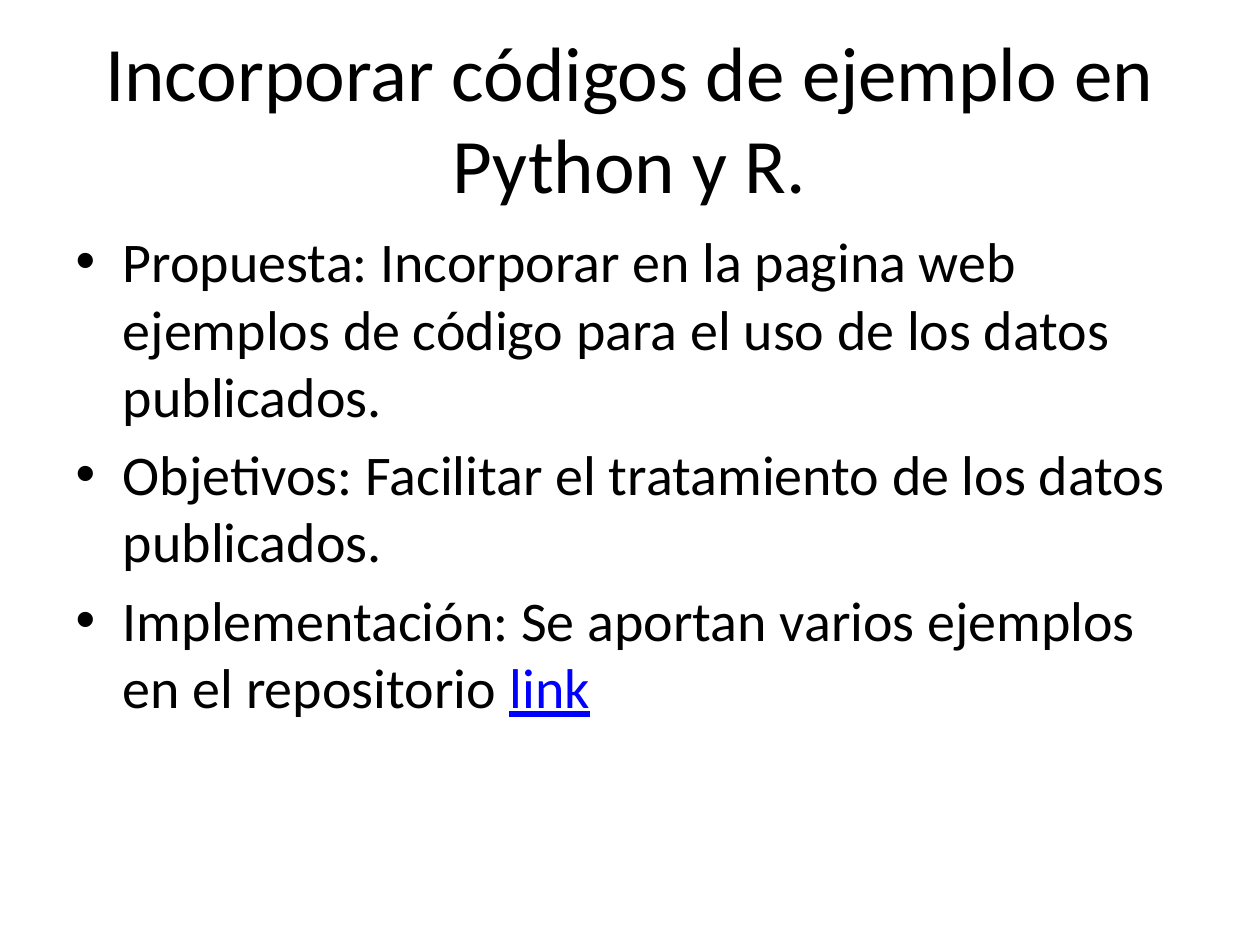
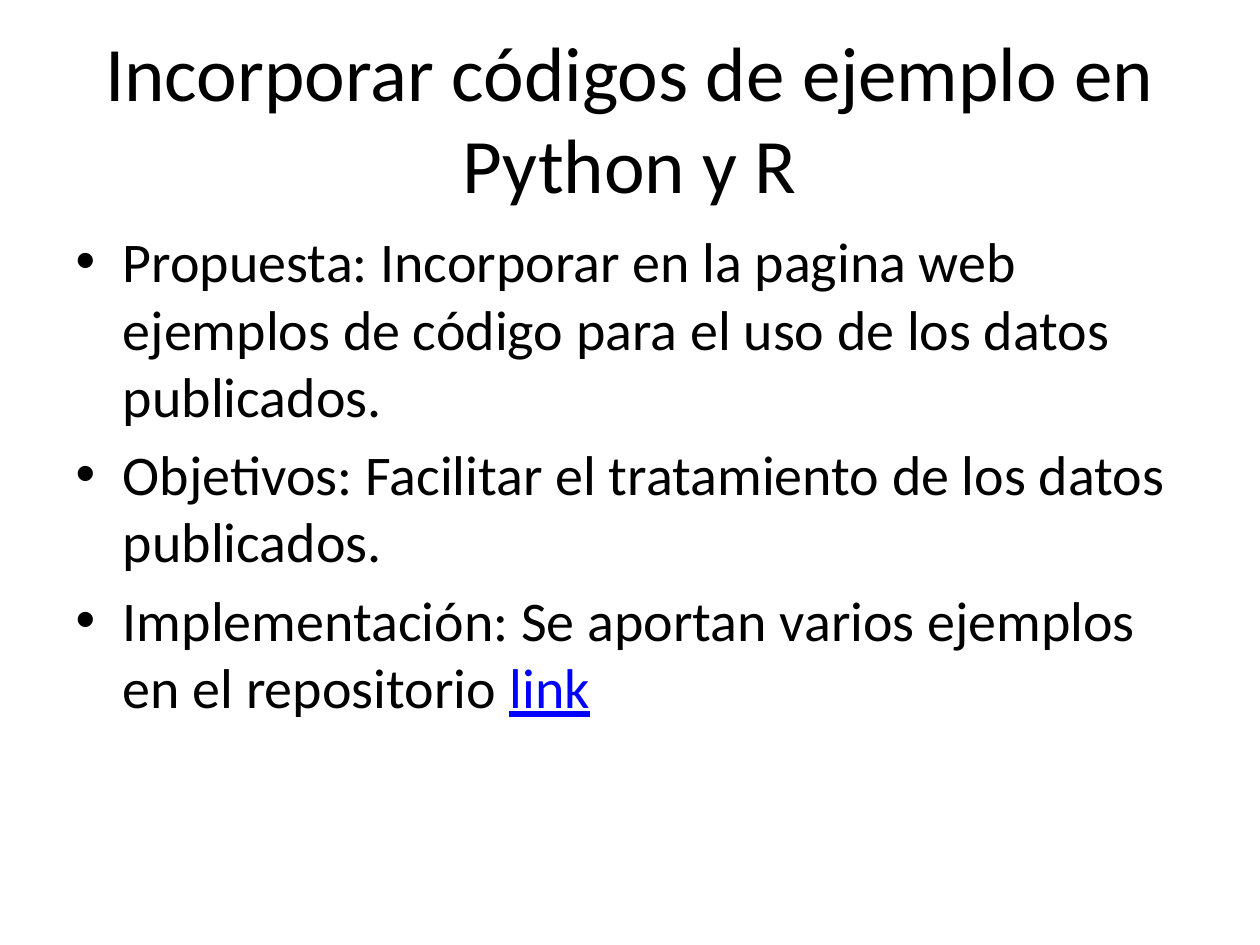
Before and after one commit to santiagomota/datos-madrid-presentacion, a slide deck: slide 5 of docs/index.pptx. Drawn at 1260x945 pixels with LibreOffice and Linux fonts; fonts in the diff are those of the drawing. Boxes give left, top, right and bottom in pixels: in the first picture for what was removed or moved away, otherwise in the second. Text is boxed around its words. In the diff, an @@ line names an element or a change of style, - is before the commit and + after.

```diff
--- a/docs/index.pptx
+++ b/docs/index.pptx
@@ title at (105,47,1153,206): text changed @@
-Incorporar códigos de ejemplo en Python y R.
+Incorporar códigos de ejemplo en Python y R
```
Also in this commit, not shown: 5 other slides changed, 2 other files.
